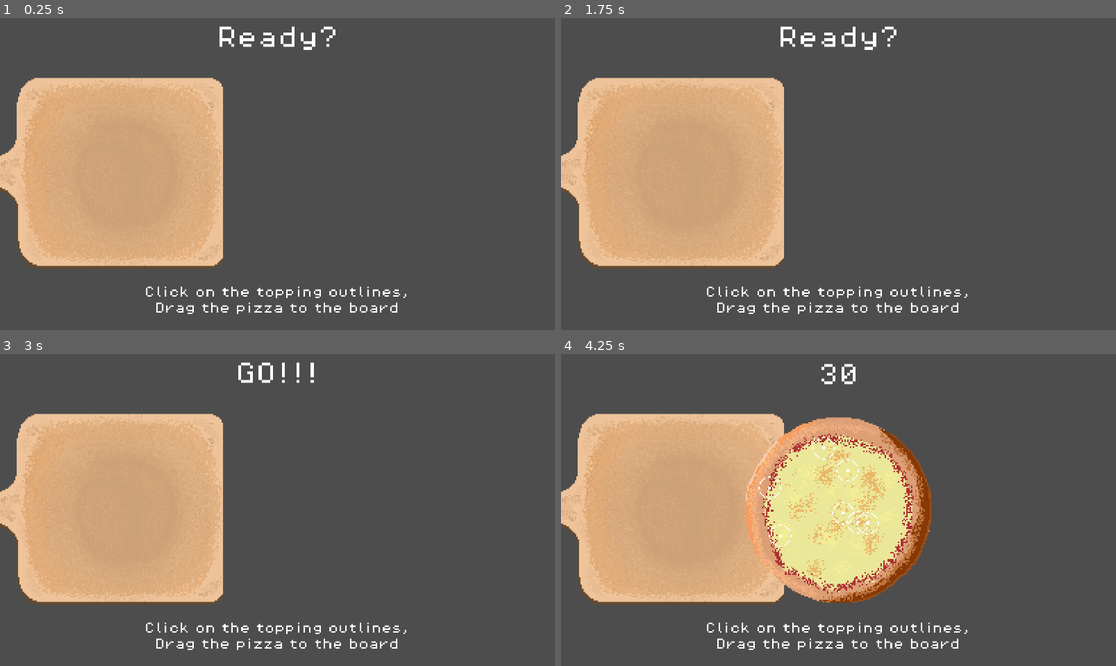
Above: before the commit, frames 1-4 (two rows, left to right).
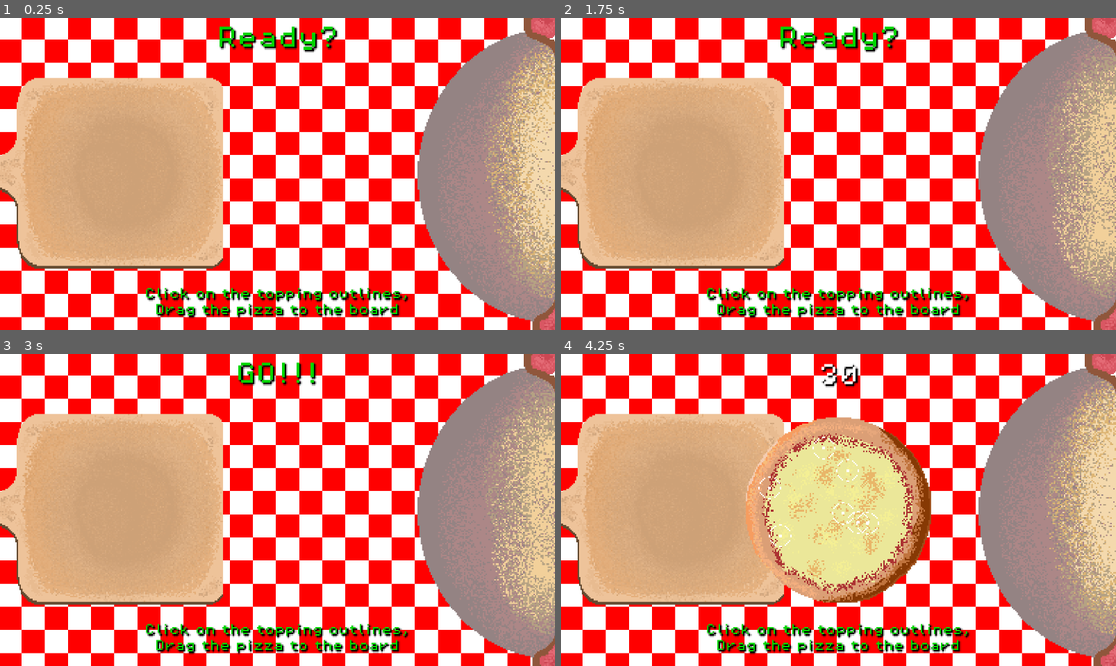
Above: after the commit, the same moments.

Repository: AnandaGI/Hackathon-Spring-2025
Game: Godot game, scene res://scenes/pizza_minigame.tscn
Same seed, same stepped clock (60 frames per second), same inputs: the game is played once before the commit and once after it.
Inputs (mouse positions are in pixels of both pictures, inside the frame that each line leads up to):
- Up to frame 1 (0.25 s): no input
- Up to frame 2 (1.75 s): tap Enter at 0.5 s; move the mouse to (960, 158) at 0.52 s; press the mouse at (960, 158) at 0.53 s; move the mouse to (727, 189) at 1.27 s; release the mouse at (727, 189) at 1.28 s; click (727, 189) at 1.35 s
- Up to frame 3 (3 s): move the mouse to (333, 441) at 2.02 s; press the mouse at (333, 441) at 2.03 s; move the mouse to (249, 572) at 2.77 s; release the mouse at (249, 572) at 2.78 s; click (249, 572) at 2.85 s
- Up to frame 4 (4.25 s): tap Space at 3.5 s; move the mouse to (1005, 556) at 3.52 s; press the mouse at (1005, 556) at 3.53 s

The runs differ from the first frame. In frame 1, 77% of the frame differs, in the area x 0-100%, y 0-100%; in frame 2, 77%; in frame 3, 77%; in frame 4, 64%.

Commit message:
Update pizza game to acceptable finished state

Diff:
--- a/scenes/pizza_minigame.tscn
+++ b/scenes/pizza_minigame.tscn
@@ -1,8 +1,10 @@
-[gd_scene load_steps=7 format=3 uid="uid://wfij51uies0q"]
+[gd_scene load_steps=12 format=3 uid="uid://wfij51uies0q"]
 
-[ext_resource type="Script" uid="uid://dl8kxnvlktt05" path="res://scripts/pizza_minigame_manager.gd" id="1_m5vyy"]
+[ext_resource type="Script" uid="uid://0clente5ums" path="res://scripts/pizza_minigame_manager.gd" id="1_m5vyy"]
 [ext_resource type="PackedScene" uid="uid://dtexfy87rpb66" path="res://scenes/pizza_board.tscn" id="2_3w8ep"]
-[ext_resource type="FontFile" uid="uid://bm5x7g3qxamw0" path="res://assets/fonts/PixelOperator8.ttf" id="3_b0wbf"]
+[ext_resource type="FontFile" uid="uid://cwcj5tiutk5fy" path="res://assets/fonts/PixelOperator8.ttf" id="3_b0wbf"]
+[ext_resource type="Texture2D" uid="uid://b5a0wfs13mn1q" path="res://assets/background.png" id="4_7xdo8"]
+[ext_resource type="Texture2D" uid="uid://c70rq52856mu2" path="res://assets/Oven_top.png" id="5_g5dih"]
 
 [sub_resource type="Animation" id="Animation_3w8ep"]
 resource_name = "Move_in_out"
@@ -17,7 +19,7 @@
 "times": PackedFloat32Array(0.2, 1.2, 2.2),
 "transitions": PackedFloat32Array(1, 1, 1),
 "update": 0,
-"values": [Vector2(-106, 0), Vector2(244, 0), Vector2(-106, 0)]
+"values": [Vector2(-106, 0), Vector2(273, 0), Vector2(-106, 0)]
 }
 tracks/1/type = "method"
 tracks/1/imported = false
@@ -58,6 +60,28 @@
 &"RESET": SubResource("Animation_b0wbf")
 }
 
+[sub_resource type="AtlasTexture" id="AtlasTexture_we0hp"]
+atlas = ExtResource("4_7xdo8")
+region = Rect2(0, 0, 450, 250)
+
+[sub_resource type="AtlasTexture" id="AtlasTexture_ijvue"]
+atlas = ExtResource("4_7xdo8")
+region = Rect2(450, 0, 450, 250)
+
+[sub_resource type="SpriteFrames" id="SpriteFrames_o30f0"]
+animations = [{
+"frames": [{
+"duration": 1.0,
+"texture": SubResource("AtlasTexture_we0hp")
+}, {
+"duration": 1.0,
+"texture": SubResource("AtlasTexture_ijvue")
+}],
+"loop": true,
+"name": &"default",
+"speed": 2.0
+}]
+
 [node name="Pizza Minigame" type="Node2D"]
 
 [node name="Camera2D" type="Camera2D" parent="."]
@@ -81,6 +105,8 @@
 offset_top = -102.0
 offset_right = 79.0
 offset_bottom = -79.0
+theme_override_colors/font_color = Color(0, 0.835294, 0, 1)
+theme_override_colors/font_shadow_color = Color(0, 0, 0, 1)
 theme_override_fonts/font = ExtResource("3_b0wbf")
 text = "Ready?"
 horizontal_alignment = 1
@@ -94,6 +120,7 @@
 offset_top = -101.0
 offset_right = 153.0
 offset_bottom = -78.0
+theme_override_colors/font_shadow_color = Color(0, 0, 0, 1)
 theme_override_fonts/font = ExtResource("3_b0wbf")
 horizontal_alignment = 1
 
@@ -102,14 +129,25 @@
 
 [node name="Label" type="Label" parent="PizzaMinigameManager"]
 offset_left = -92.0
-offset_top = 78.0
+offset_top = 79.0
 offset_right = 91.0
-offset_bottom = 101.0
+offset_bottom = 102.0
+theme_override_colors/font_color = Color(0, 0.835294, 0, 1)
+theme_override_colors/font_shadow_color = Color(0, 0, 0, 1)
 theme_override_fonts/font = ExtResource("3_b0wbf")
 theme_override_font_sizes/font_size = 8
 text = "Click on the topping outlines,
 Drag the pizza to the board"
 horizontal_alignment = 1
 
+[node name="AnimatedSprite2D" type="AnimatedSprite2D" parent="."]
+sprite_frames = SubResource("SpriteFrames_o30f0")
+autoplay = "default"
+frame_progress = 0.640061
+
+[node name="Sprite2D" type="Sprite2D" parent="."]
+position = Vector2(197, 0)
+texture = ExtResource("5_g5dih")
+
 [connection signal="timeout" from="PizzaMinigameManager/ReadyLabel/Timer" to="PizzaMinigameManager" method="_ready_label_timeout"]
 [connection signal="timeout" from="PizzaMinigameManager/DisplayLabel/Timer" to="PizzaMinigameManager" method="_countdown"]
Binary file added: assets/Oven_top.png
Binary file added: assets/background.png
